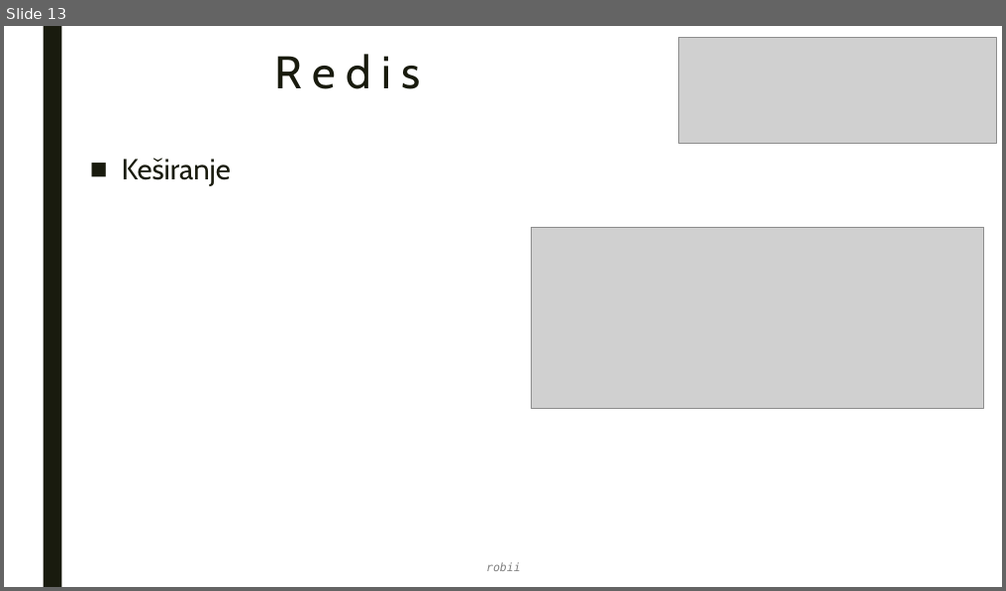
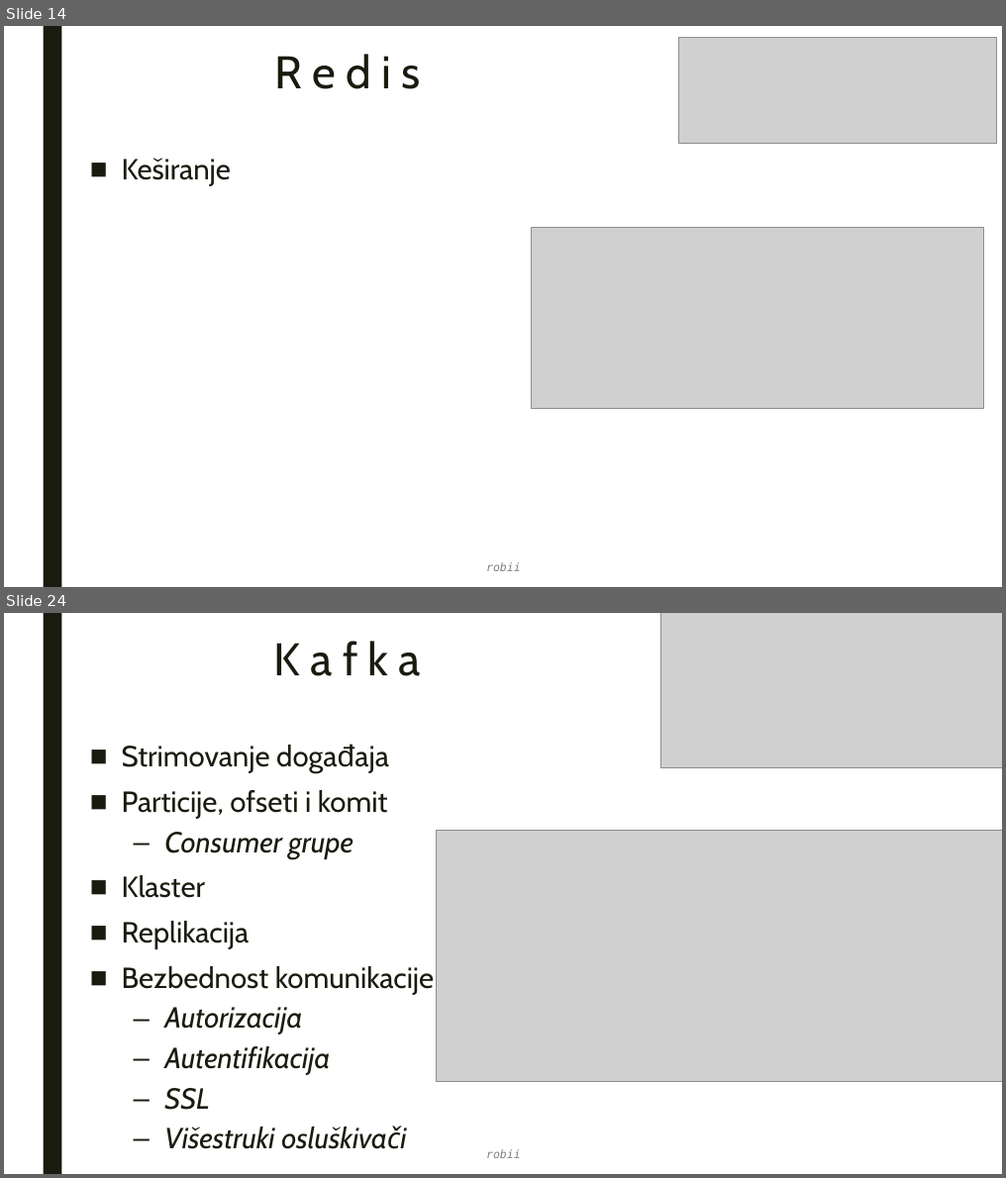
Before and after one commit to robertsabo0/MessageOrientedCommunication, a slide deck: docs/master_rad.0.1.pptx. Shown one above the other, each under a label of ours: slide 13 before the commit, slides 14 and 24 after it; the slides between them are not shown. The pictures are 1006x591 and 1006x1178 pixels, drawn with LibreOffice and Linux fonts; fonts in the diff are those of the drawing; grey boxes stand for pictures. Boxes give left, top, right and bottom in pixels: in the first picture for what was removed or moved away, otherwise in the second. Text is boxed around its words. In the diff, an @@ line names an element or a change of style, - is before the commit and + after.

```diff
--- a/docs/master_rad.0.1.pptx
+++ b/docs/master_rad.0.1.pptx
@@ slide 24 added at <box>4,613,1002,1174</box>, background #FFFFFF; not listed: 1 template element that a slide beside it also shows @@
@@ title added at <box>274,641,421,676</box>, 44 pt, text #191B0E @@
+K a f k a
@@ picture added at <box>661,613,1002,768</box> @@
@@ text added at <box>122,746,434,1150</box>, 28 pt, text #191B0E @@
+■ Strimovanje događaja
+■ Particije, ofseti i komit
+  – Consumer grupe
+■ Klaster
+■ Replikacija
+■ Bezbednost komunikacije
+  – Autorizacija
+  – Autentifikacija
+  – SSL
+  – Višestruki osluškivači
@@ picture added at <box>437,830,1002,1081</box> @@
@@ text added at <box>486,1150,521,1158</box>, 11 pt, text #808080, italic @@
+robii
@@ what was slide 13 is now slide 14 @@
```
Also in this commit, not shown: 3 slides changed, 33 other slides added, 9 slides removed, 3 other files.
